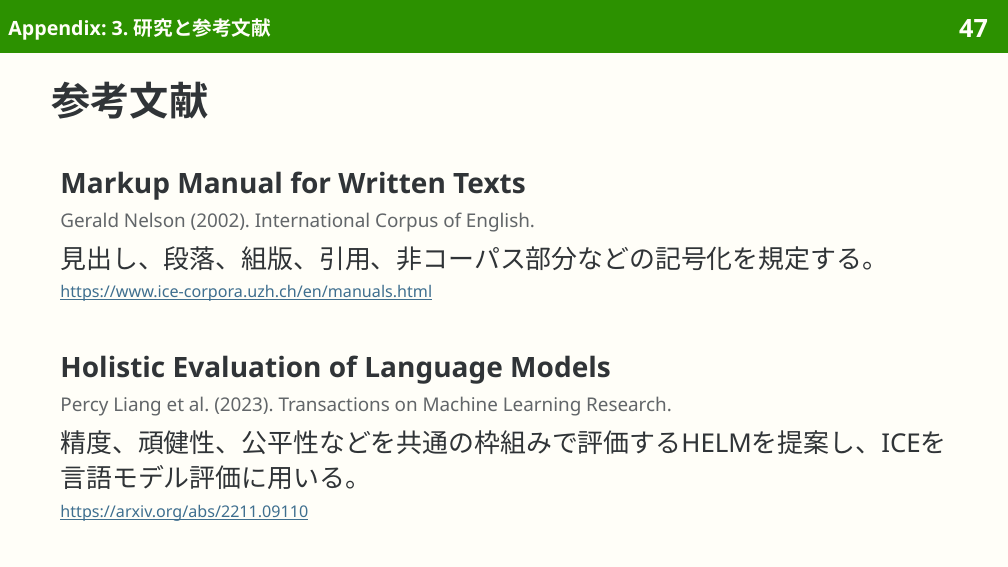
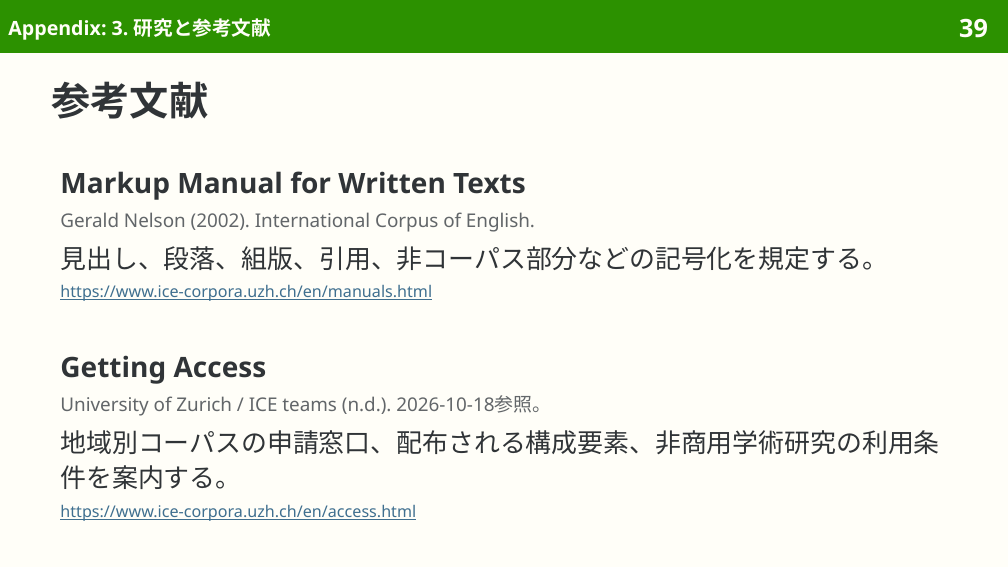
Before and after one commit to sasakiy84/datasets-in-10-minutes, a slide deck: slide 39 of slides/datasets-in-10-minutes-ice.pptx (slide 47 before the commit). Drawn at 1008x567 pixels with LibreOffice and Linux fonts; fonts in the diff are those of the drawing. Boxes give left, top, right and bottom in pixels: in the first picture for what was removed or moved away, otherwise in the second. Text is boxed around its words. In the diff, an @@ line names an element or a change of style, - is before the commit and + after.

Commit message:
Center ICE on regional corpus design and linguistic research

```diff
--- a/slides/datasets-in-10-minutes-ice.pptx
+++ b/slides/datasets-in-10-minutes-ice.pptx
@@ page number at (959,18,988,38): text changed @@
-47
+39
@@ text at (60,355,939,521): text changed @@
-Holistic Evaluation of Language Models
-Percy Liang et al. (2023). Transactions on Machine Learning Research.
-精度、頑健性、公平性などを共通の枠組みで評価するHELMを提案し、ICEを言語モデル評価に用いる。
-https://arxiv.org/abs/2211.09110
+Getting Access
+University of Zurich / ICE teams (n.d.). 2026-10-18参照。
+地域別コーパスの申請窓口、配布される構成要素、非商用学術研究の利用条件を案内する。
+https://www.ice-corpora.uzh.ch/en/access.html
```
Also in this commit, not shown: 15 other slides changed, 8 slides removed, 51 other files.
